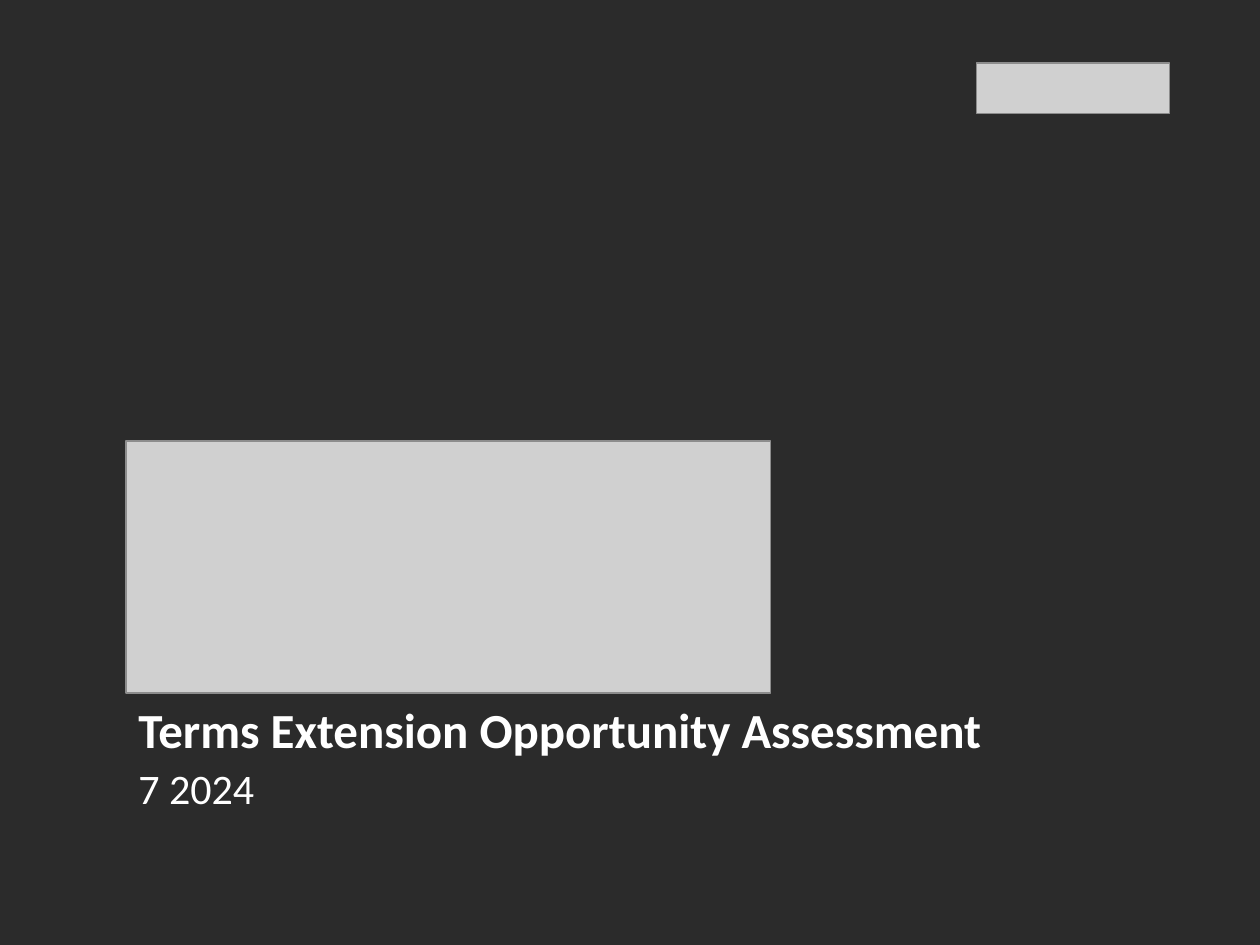
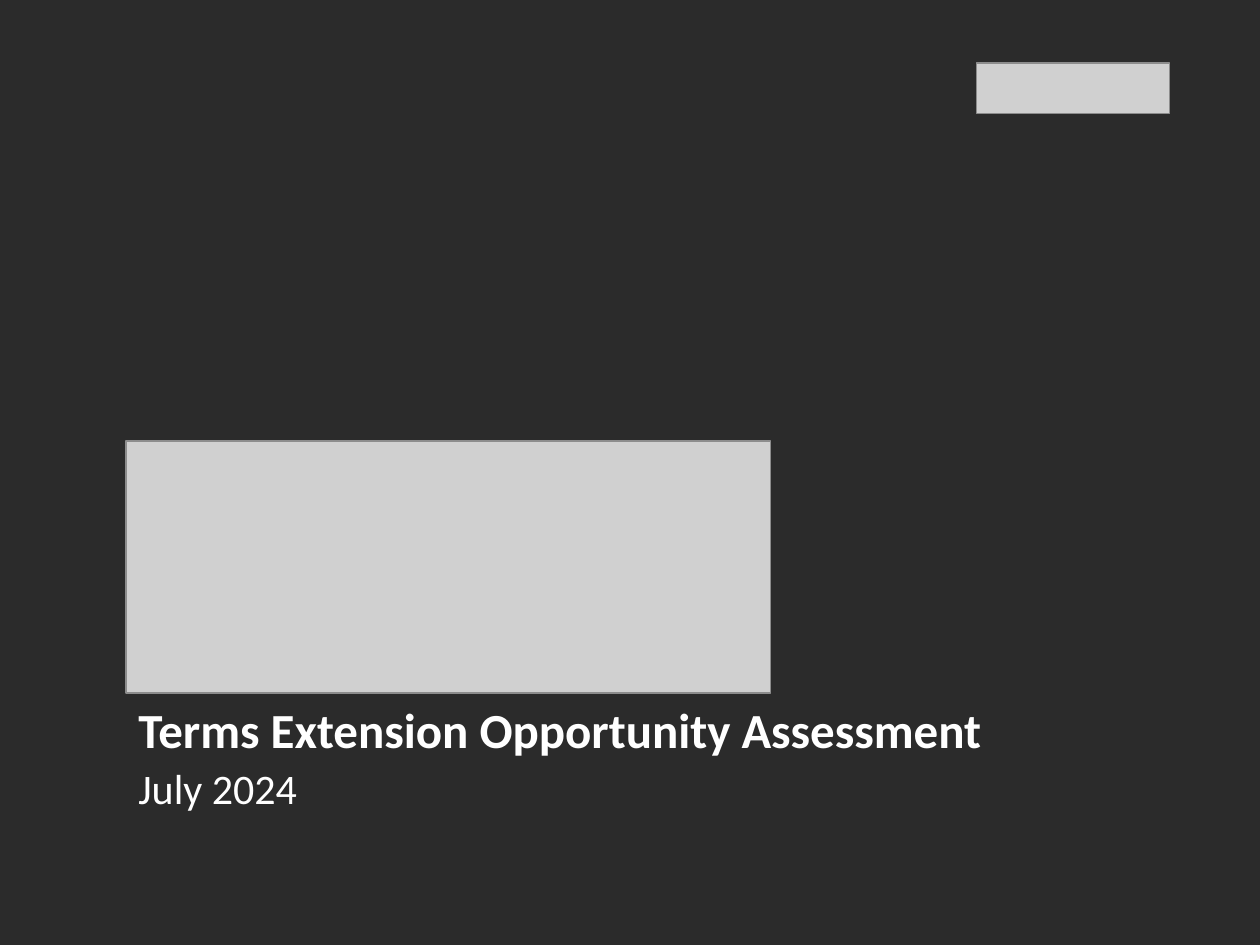
Before and after one commit to dimitarivanov-taulia/opportunity_deck_automation, a slide deck: slide 1 of presentations/opportunity_deck_American Water.pptx. Drawn at 1260x945 pixels with LibreOffice and Linux fonts; fonts in the diff are those of the drawing; grey boxes stand for pictures; background and template pictures are left out; a plain dark background stands for a picture behind light text. Boxes give left, top, right and bottom in pixels: in the first picture for what was removed or moved away, otherwise in the second. Text is boxed around its words. In the diff, an @@ line names an element or a change of style, - is before the commit and + after.

Commit message:
Change month as text in the title slide

```diff
--- a/presentations/opportunity_deck_American Water.pptx
+++ b/presentations/opportunity_deck_American Water.pptx
@@ text at box(138, 775, 297, 811): text changed @@
-7 2024
+July 2024
```
Also in this commit, not shown: 1 other slide changed, 2 other files.
